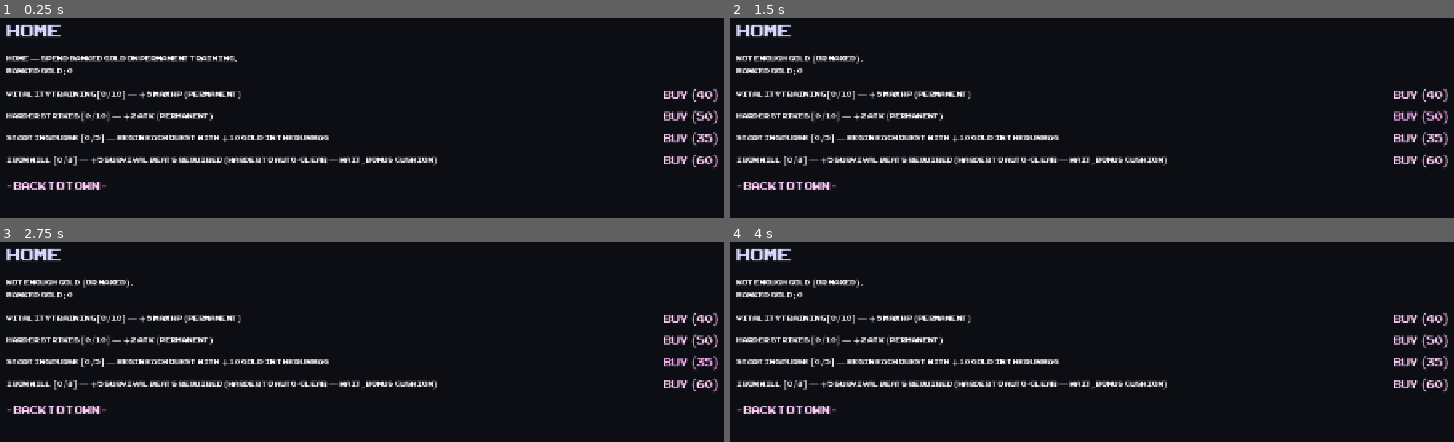
Above: before the commit, frames 1-4 (two rows, left to right).
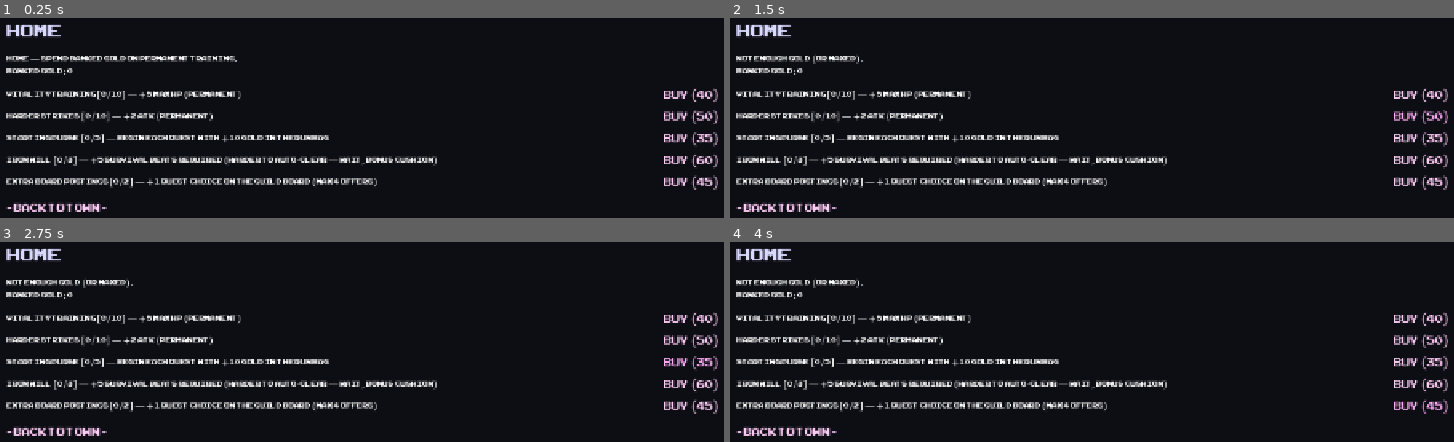
Above: after the commit, the same moments.

Repository: no-release/Temptress
Game: Godot game, scene res://scenes/Home.tscn
The game is run twice, just before and just after one commit, with the same random seed, the same clock (stepped at 60 frames per second) and the same inputs. This scene is started directly instead of the project's main scene.
Inputs (mouse positions are in pixels of both pictures, inside the frame that each line leads up to):
- Up to frame 1 (0.25 s): no input
- Up to frame 2 (1.5 s): click "Buy (40)" at 0.5 s; click "Buy (50)" at 1.25 s
- Up to frame 3 (2.75 s): click "Buy (35)" at 2 s
- Up to frame 4 (4 s): click "Buy (60)" at 2.75 s; click (1425, 406) at 3.5 s, where only the run after the commit has a clickable "Buy (45)"

The runs differ from the first frame. In frame 1, 2.3% of the frame differs, in the area x 0-100%, y 78-97%; in frame 2, 2.3%; in frame 3, 2.3%; in frame 4, 2.3%.

Commit message:
Phase 11: MetaSave guild rank + ranked QuestGenerator offers + board_postings upgrade

Diff:
--- a/rhythmtap-ui-updated-11/scripts/data/MetaSave.gd
+++ b/rhythmtap-ui-updated-11/scripts/data/MetaSave.gd
@@ -12,6 +12,9 @@
 
 const SAVE_PATH := "user://temptress_meta.save"
 
+## Guild rank E→S (ascending difficulty). Shown on Town; drives board offers.
+const GUILD_RANKS := ["E", "D", "C", "B", "A", "S"]
+
 # ── Persistent combat baseline (home upgrades mutate these) ────────────────
 var player_level: int = 1
 var player_xp: int = 0
@@ -34,6 +37,8 @@
 var receptionist_contract_signed: bool = false
 ## Enemy ids the player has already seen a first-meet intro for
 var met_enemies: PackedStringArray = PackedStringArray()
+## Phase 11 — public guild rank (E easiest → S hardest)
+var guild_rank: String = "E"
 
 # ── Pending punishments for the NEXT run ───────────────────────────────────
 var pending_modifiers: Array = []  # Array[ModifierDef] (serialize carefully)
@@ -59,6 +64,34 @@
 	receptionist_contract_signed = true
 	receptionist_affinity = maxi(receptionist_affinity, 0)
 	emit_signal("meta_changed")
+
+func rank_index(rank: String = "") -> int:
+	var r := rank if rank != "" else guild_rank
+	var idx := GUILD_RANKS.find(r.to_upper())
+	return maxi(0, idx)
+
+func guild_rank_label() -> String:
+	return guild_rank.to_upper()
+
+func try_rank_up() -> bool:
+	var i := rank_index()
+	if i >= GUILD_RANKS.size() - 1:
+		return false
+	guild_rank = GUILD_RANKS[i + 1]
+	emit_signal("meta_changed")
+	return true
+
+func try_rank_down() -> bool:
+	var i := rank_index()
+	if i <= 0:
+		return false
+	guild_rank = GUILD_RANKS[i - 1]
+	emit_signal("meta_changed")
+	return true
+
+func board_offer_count() -> int:
+	# Base 2 offers + board_postings ranks, capped at 4.
+	return clampi(2 + upgrade_rank("board_postings"), 2, 4)
 
 func upgrade_rank(id: String) -> int:
 	var prefix := id + ":"
@@ -103,6 +136,8 @@
 			starting_gold_bonus += int(def["amount"])
 		"survival_cushion":
 			survival_cushion += int(def["amount"])
+		"board_postings", "none", "":
+			pass  # meta-only upgrades (extra quest choices, etc.)
 	save_to_disk()
 	emit_signal("meta_changed")
 	return true
@@ -142,11 +177,15 @@
 func on_quest_cleared() -> void:
 	last_outcome = "clear"
 	receptionist_affinity = mini(10, receptionist_affinity + 1)
+	try_rank_up()
 	emit_signal("meta_changed")
 
 func on_quest_conceded() -> void:
 	last_outcome = "concede"
 	receptionist_affinity = maxi(-10, receptionist_affinity - 2)
+	# Slight chance to demote guild rank on fold
+	if randf() < 0.35:
+		try_rank_down()
 	emit_signal("meta_changed")
 
 # ── Persistence (simple JSON dictionary — swap for ConfigFile / Resource later)
@@ -165,6 +204,7 @@
 		"last_outcome": last_outcome,
 		"receptionist_contract_signed": receptionist_contract_signed,
 		"met_enemies": Array(met_enemies),
+		"guild_rank": guild_rank,
 		# ModifierDef serialization: Phase 3 — store id + magnitude for now
 		"pending_modifiers": pending_modifiers.map(func(m): return {
 			"id": m.id,
@@ -191,6 +231,8 @@
 	last_outcome = str(d.get("last_outcome", ""))
 	receptionist_contract_signed = bool(d.get("receptionist_contract_signed", false))
 	met_enemies = PackedStringArray(d.get("met_enemies", []))
+	var loaded_rank := str(d.get("guild_rank", "E")).to_upper()
+	guild_rank = loaded_rank if loaded_rank in GUILD_RANKS else "E"
 	pending_modifiers.clear()
 	for md in d.get("pending_modifiers", []):
 		var m := ModifierDef.new()
--- a/rhythmtap-ui-updated-11/scripts/data/QuestGenerator.gd
+++ b/rhythmtap-ui-updated-11/scripts/data/QuestGenerator.gd
@@ -1,11 +1,14 @@
 extends RefCounted
 class_name QuestGenerator
 # =============================================================================
-# QuestGenerator — Phase 1
+# QuestGenerator — Phase 1 + Phase 11 ranked offers
 # =============================================================================
 # Turns a QuestDef into a RoomManager-compatible room list.
 # Escalates enemy tier across the run (weak → strong within quest tier range).
+# Phase 11: generate N board offers scaled to MetaSave.guild_rank.
 # =============================================================================
+
+const ALL_BIOMES := ["dungeon", "forest", "swamp", "volcanic", "palace"]
 
 static func build_rooms(quest: QuestDef) -> Array:
 	var rooms: Array = []
@@ -29,6 +32,87 @@
 
 	return rooms
 
+## Generate N distinct-ish quest offers for the guild board, scaled to rank.
+static func generate_offers(count: int = -1, rank: String = "") -> Array:
+	var n := count if count > 0 else MetaSave.board_offer_count()
+	n = clampi(n, 1, 4)
+	var r := rank if rank != "" else MetaSave.guild_rank
+	var ranges: Dictionary = rank_param_ranges(r)
+	var offers: Array = []
+	var seen: Dictionary = {}
+	var attempts := 0
+	while offers.size() < n and attempts < 40:
+		attempts += 1
+		var length: int = ranges["lengths"][randi() % ranges["lengths"].size()]
+		var difficulty: int = ranges["diffs"][randi() % ranges["diffs"].size()]
+		var biome: String = _pick_biome()
+		var key := "%d_%d_%s" % [length, difficulty, biome]
+		if seen.has(key) and offers.size() + 1 < n:
+			continue
+		seen[key] = true
+		var q := QuestDef.from_board(length, difficulty, biome)
+		# Soft-clamp enemy tiers toward rank band (from_board already sets by diff)
+		q.min_enemy_tier = clampi(q.min_enemy_tier, int(ranges["tier_min"]), int(ranges["tier_max"]))
+		q.max_enemy_tier = clampi(q.max_enemy_tier, q.min_enemy_tier, int(ranges["tier_max"]))
+		offers.append(q)
+	return offers
+
+## Map guild rank → length/difficulty pools + soft tier band.
+static func rank_param_ranges(rank: String) -> Dictionary:
+	match rank.to_upper():
+		"E":
+			return {
+				"lengths": [QuestDef.Length.SHORT, QuestDef.Length.MEDIUM],
+				"diffs": [QuestDef.Difficulty.EASY, QuestDef.Difficulty.NORMAL],
+				"tier_min": 1, "tier_max": 2,
+			}
+		"D":
+			return {
+				"lengths": [QuestDef.Length.SHORT, QuestDef.Length.MEDIUM],
+				"diffs": [QuestDef.Difficulty.EASY, QuestDef.Difficulty.NORMAL],
+				"tier_min": 1, "tier_max": 3,
+			}
+		"C":
+			return {
+				"lengths": [QuestDef.Length.SHORT, QuestDef.Length.MEDIUM, QuestDef.Length.LONG],
+				"diffs": [QuestDef.Difficulty.NORMAL, QuestDef.Difficulty.HARD],
+				"tier_min": 1, "tier_max": 3,
+			}
+		"B":
+			return {
+				"lengths": [QuestDef.Length.MEDIUM, QuestDef.Length.LONG],
+				"diffs": [QuestDef.Difficulty.NORMAL, QuestDef.Difficulty.HARD],
+				"tier_min": 2, "tier_max": 3,
+			}
+		"A":
+			return {
+				"lengths": [QuestDef.Length.MEDIUM, QuestDef.Length.LONG],
+				"diffs": [QuestDef.Difficulty.HARD, QuestDef.Difficulty.NIGHTMARE],
+				"tier_min": 2, "tier_max": 3,
+			}
+		"S":
+			return {
+				"lengths": [QuestDef.Length.LONG],
+				"diffs": [QuestDef.Difficulty.HARD, QuestDef.Difficulty.NIGHTMARE],
+				"tier_min": 3, "tier_max": 3,
+			}
+		_:
+			return {
+				"lengths": [QuestDef.Length.SHORT, QuestDef.Length.MEDIUM],
+				"diffs": [QuestDef.Difficulty.EASY, QuestDef.Difficulty.NORMAL],
+				"tier_min": 1, "tier_max": 2,
+			}
+
+static func _pick_biome() -> String:
+	var unlocked: PackedStringArray = MetaSave.unlocked_biomes
+	var pool: Array = []
+	for b in ALL_BIOMES:
+		if unlocked.is_empty() or b in unlocked or b == "dungeon":
+			pool.append(b)
+	if pool.is_empty():
+		return "dungeon"
+	return pool[randi() % pool.size()]
+
 static func _pick_enemy(quest: QuestDef, index: int, total: int) -> String:
 	var t_min: int = quest.min_enemy_tier
 	var t_max: int = quest.max_enemy_tier
--- a/rhythmtap-ui-updated-11/scripts/data/UpgradeCatalog.gd
+++ b/rhythmtap-ui-updated-11/scripts/data/UpgradeCatalog.gd
@@ -1,7 +1,7 @@
 extends RefCounted
 class_name UpgradeCatalog
 # =============================================================================
-# UpgradeCatalog — Phase 4
+# UpgradeCatalog — Phase 4 + Phase 11 board postings
 # =============================================================================
 # id -> { name, description, cost, stat, amount, max_rank }
 # =============================================================================
@@ -39,6 +39,15 @@
 		"amount": 5,
 		"max_rank": 3,
 	},
+	## Phase 11 — extra ranked board choices (base 2 + rank, total offers ≤ 4)
+	"board_postings": {
+		"name": "Extra Board Postings",
+		"description": "+1 quest choice on the guild board (max 4 offers)",
+		"cost": 45,
+		"stat": "board_postings",
+		"amount": 1,
+		"max_rank": 2,
+	},
 }
 
 static func rank_of(id: String) -> int:
